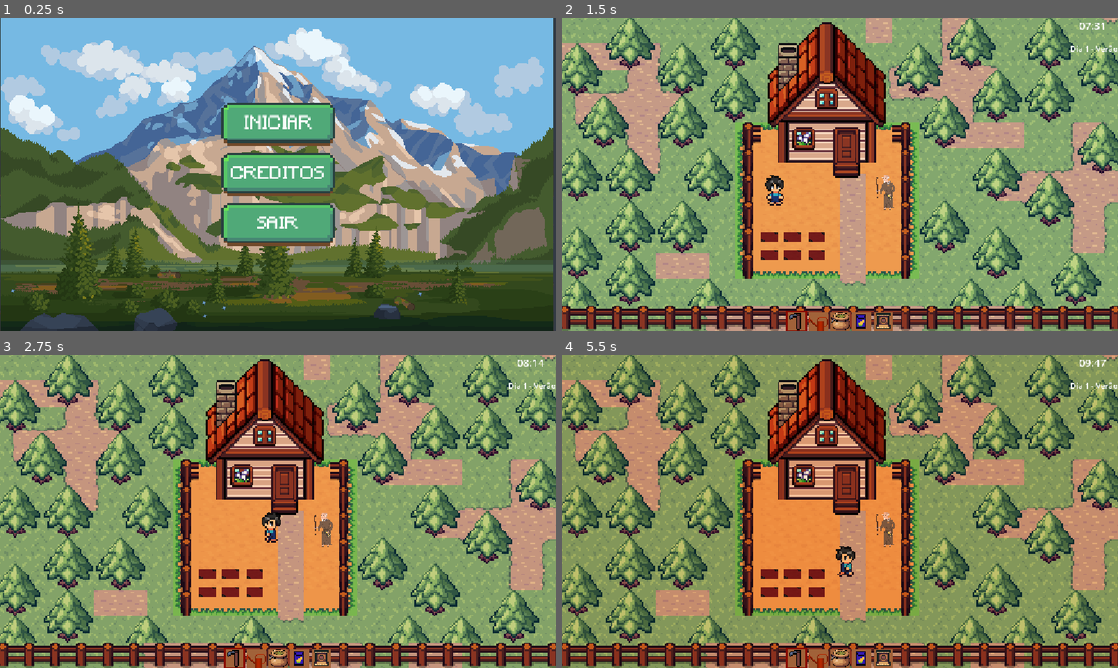
Above: before the commit, frames 1-4 (two rows, left to right).
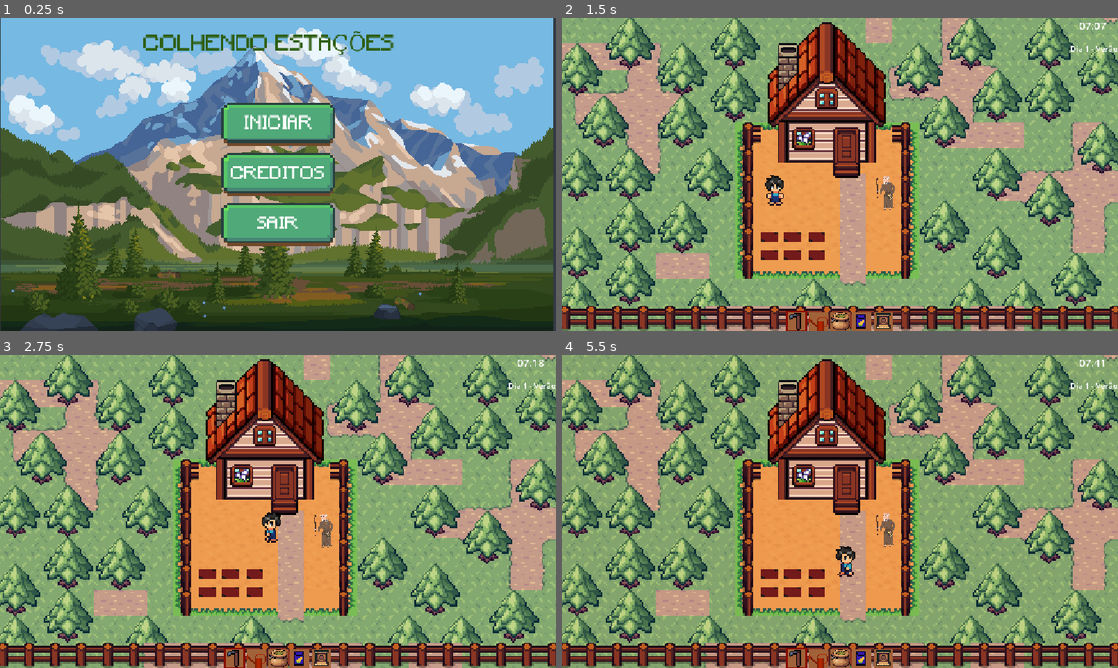
Above: after the commit, the same moments.

Repository: IamPedrin/gamejam-if-2026
Game: Godot game, scene res://main_menu.tscn
The game is run twice, just before and just after one commit, with the same random seed, the same clock (stepped at 60 frames per second) and the same inputs.
Inputs (mouse positions are in pixels of both pictures, inside the frame that each line leads up to):
- Up to frame 1 (0.25 s): no input
- Up to frame 2 (1.5 s): click "INICIAR" at 0.5 s; click (1029, 296) at 1.25 s, where only the run after the commit has a clickable "INICIAR"
- Up to frame 3 (2.75 s): tap Enter (ui_accept) at 2, 2.27 s; hold D (move_right) from 2.03 s (still down); tap E (interagir) at 2.1 s
- Up to frame 4 (5.5 s): release D (move_right) at 2.78 s; hold S (move_down) 2.78-3.53 s; tap P at 2.85 s; tap Enter (ui_accept) at 3.02, 4.52, 5.27 s; hold D (move_right) 3.53-4.28 s; tap O at 3.6 s; hold W (move_up) 4.28-5.03 s; tap M at 4.35 s; hold A (move_left) from 5.03 s (still down); tap 1 at 5.1 s

The runs differ from the first frame. In frame 1, 1.2% of the frame differs, in the area x 25-71%, y 4-12%; in frame 2, less than 0.1%; in frame 3, less than 0.1%; in frame 4, 1.3%, in the area x 0-100%, y 0-100%.

Commit message:
build final

Diff:
--- /dev/null
+++ b/Pedrin/PL-Scenes/explicacao.gd
@@ -0,0 +1,5 @@
+extends Control
+
+
+func _on_texture_button_pressed() -> void:
+	get_tree().change_scene_to_file("res://Pedrin/PL-Scenes/Fazenda.tscn")
--- /dev/null
+++ b/Pedrin/PL-Scenes/explicacao.tscn
@@ -0,0 +1,108 @@
+[gd_scene format=3 uid="uid://djx0slindle7v"]
+
+[ext_resource type="Script" uid="uid://s5k6p4ar4n6a" path="res://Pedrin/PL-Scenes/explicacao.gd" id="1_7tesy"]
+[ext_resource type="Texture2D" uid="uid://daeswuvpj75bf" path="res://butaoBase.tres" id="1_cyn1v"]
+[ext_resource type="FontFile" uid="uid://dr1mwi8tlvk52" path="res://Minecraft.ttf" id="2_q8d1h"]
+
+[node name="Explicacao" type="Control" unique_id=1893958042]
+layout_mode = 3
+anchors_preset = 15
+anchor_right = 1.0
+anchor_bottom = 1.0
+grow_horizontal = 2
+grow_vertical = 2
+script = ExtResource("1_7tesy")
+
+[node name="Panel" type="Panel" parent="." unique_id=511437528]
+layout_mode = 1
+anchors_preset = 15
+anchor_right = 1.0
+anchor_bottom = 1.0
+grow_horizontal = 2
+grow_vertical = 2
+
+[node name="TextureButton" type="TextureButton" parent="." unique_id=1721741085]
+layout_mode = 0
+offset_left = 825.0
+offset_top = 522.0
+offset_right = 1118.0
+offset_bottom = 634.0
+texture_normal = ExtResource("1_cyn1v")
+stretch_mode = 5
+
+[node name="Label" type="Label" parent="TextureButton" unique_id=865311694]
+layout_mode = 1
+anchors_preset = 8
+anchor_left = 0.5
+anchor_top = 0.5
+anchor_right = 0.5
+anchor_bottom = 0.5
+offset_left = -29.5
+offset_top = -11.5
+offset_right = 29.5
+offset_bottom = 11.5
+grow_horizontal = 2
+grow_vertical = 2
+theme_override_font_sizes/font_size = 36
+text = "INICIAR"
+
+[node name="Label" type="Label" parent="." unique_id=1382643247]
+layout_mode = 1
+anchors_preset = 5
+anchor_left = 0.5
+anchor_right = 0.5
+offset_left = -190.0
+offset_top = 17.0
+offset_right = 191.0
+offset_bottom = 65.0
+grow_horizontal = 2
+theme_override_fonts/font = ExtResource("2_q8d1h")
+theme_override_font_sizes/font_size = 48
+text = "SOBRE O JOGO"
+
+[node name="Label2" type="Label" parent="." unique_id=1147845494]
+layout_mode = 1
+anchors_preset = 8
+anchor_left = 0.5
+anchor_top = 0.5
+anchor_right = 0.5
+anchor_bottom = 0.5
+offset_left = -677.0
+offset_top = -259.0
+offset_right = 685.0
+offset_bottom = 61.0
+grow_horizontal = 2
+grow_vertical = 2
+theme_override_fonts/font = ExtResource("2_q8d1h")
+theme_override_font_sizes/font_size = 32
+text = "Você é um agricultor no Sul de Minas.
+Seu objetivo é preservar da melhor maneira possivel a sua colheita
+enquanto enfrenta as dificuldades das mudanças climaticas.
+Plante no verão e tente colher ao fim da primavera.
+Regue e Fertilize para vencer as mudanças climáticas.
+Entenda o que cada fruto precisa em determinada época.
+Dica: Durma se o trabalho acabou!!!"
+horizontal_alignment = 1
+
+[node name="Label3" type="Label" parent="." unique_id=890190646]
+layout_mode = 1
+anchors_preset = 8
+anchor_left = 0.5
+anchor_top = 0.5
+anchor_right = 0.5
+anchor_bottom = 0.5
+offset_left = -521.0
+offset_top = 115.0
+offset_right = 17.0
+offset_bottom = 309.0
+grow_horizontal = 2
+grow_vertical = 2
+theme_override_fonts/font = ExtResource("2_q8d1h")
+theme_override_font_sizes/font_size = 32
+text = "Comandos:
+WASD ou setas: Movimentação
+E: Interagir
+1 2 3 4 5: Itens"
+horizontal_alignment = 1
+
+[connection signal="pressed" from="TextureButton" to="." method="_on_texture_button_pressed"]
--- a/Pedrin/PL-Scripts/SistemaTempo.gd
+++ b/Pedrin/PL-Scripts/SistemaTempo.gd
@@ -5,7 +5,7 @@
 signal dia_mudou(dia: int, estacao: String) # Novo sinal para atualizar a HUD
 
 const MINUTOS_TOTAIS_DIA = 17.0 * 60.0
-const SEGUNDOS_REAIS = 30.0
+const SEGUNDOS_REAIS = 120.0
 
 var tempo_passado: float = 0.0
 var relogio_rodando: bool = true
--- a/Pedrin/PL-Scripts/canteiro.gd
+++ b/Pedrin/PL-Scripts/canteiro.gd
@@ -11,15 +11,15 @@
 
 var requisitos_sementes = {
 	"Semente_1": {
-		"Primavera": {"agua": 1, "fert": 0},
-		"Verão":     {"agua": 1, "fert": 0},
-		"Outono":    {"agua": 1, "fert": 0},
-		"Inverno":   {"agua": 1, "fert": 0}
+		"Primavera": {"agua": 2, "fert": 1},
+		"Verão":     {"agua": 3, "fert": 1},
+		"Outono":    {"agua": 2, "fert": 1},
+		"Inverno":   {"agua": 1, "fert": 3}
 	},
 	"Semente_2": {
-		"Primavera": {"agua": 1, "fert": 0},
+		"Primavera": {"agua": 1, "fert": 1},
 		"Verão":     {"agua": 1, "fert": 0},
-		"Outono":    {"agua": 1, "fert": 0},
+		"Outono":    {"agua": 2, "fert": 2},
 		"Inverno":   {"agua": 1, "fert": 0}
 	}
 }
--- a/main_menu.gd
+++ b/main_menu.gd
@@ -21,7 +21,7 @@
 	Global.estado_dos_canteiros.clear()
 
 	# Carrega a cena do jogo (confirme se o caminho está exato)
-	get_tree().change_scene_to_file("res://Pedrin/PL-Scenes/Fazenda.tscn")
+	get_tree().change_scene_to_file("res://Pedrin/PL-Scenes/explicacao.tscn")
 
 func _on_creditos_pressed() -> void:
 	sound_main.stop()
--- a/main_menu.tscn
+++ b/main_menu.tscn
@@ -125,6 +125,7 @@
 text = "SAIR"
 
 [node name="PainelCreditos" type="Panel" parent="." unique_id=1811562677]
+visible = false
 layout_mode = 1
 anchors_preset = 15
 anchor_right = 1.0
@@ -283,6 +284,24 @@
 [node name="sound_main" type="AudioStreamPlayer" parent="." unique_id=564346189]
 stream = ExtResource("7_qe12f")
 
+[node name="Label2" type="Label" parent="." unique_id=2060560819]
+layout_mode = 1
+anchors_preset = 8
+anchor_left = 0.5
+anchor_top = 0.5
+anchor_right = 0.5
+anchor_bottom = 0.5
+offset_left = -224.0
+offset_top = -292.0
+offset_right = 186.0
+offset_bottom = -242.0
+grow_horizontal = 2
+grow_vertical = 2
+theme_override_colors/font_color = Color(0.17610979, 0.3660807, 0.06315416, 1)
+theme_override_fonts/font = ExtResource("5_glbon")
+theme_override_font_sizes/font_size = 45
+text = "COLHENDO ESTAÇÕES"
+
 [connection signal="pressed" from="Iniciar" to="." method="_on_iniciar_pressed"]
 [connection signal="pressed" from="Creditos" to="." method="_on_creditos_pressed"]
 [connection signal="pressed" from="Sair" to="." method="_on_sair_pressed"]
Not shown, added: Pedrin/PL-Scenes/explicacao.gd.uid
